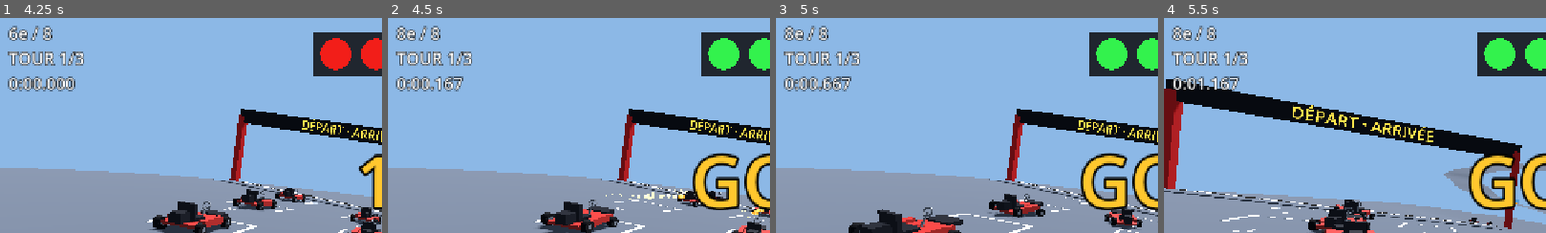
Above: before the commit, frames 1-4 (left to right).
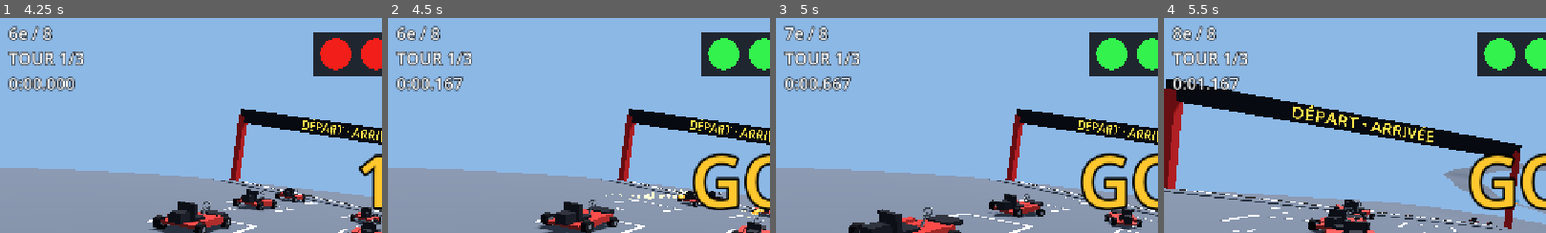
Above: after the commit, the same moments.

Repository: Ajustor/superKart
Game: Godot game, scene res://scenes/race.tscn
The game is run twice, just before and just after one commit, with the same random seed, the same clock (stepped at 60 frames per second) and the same inputs. This scene is started directly instead of the project's main scene.
Inputs (mouse positions are % of the whole screen's width and height, from its top left):
- Up to frame 1 (4.25 s): click "II" at 0.5 s; click "Recommencer" at 1.25 s; tap Enter at 2 s; move the mouse to (72, 45) at 2.02 s; hold Right (steer_right) 2.03-2.75 s; hold Space (drift) 2.03-2.75 s; click (72, 45) at 2.17 s; drag from (30, 55) to (45, 70) at 2.77 s; move the mouse to (60, 28) at 3.52 s; hold Right (steer_right) from 3.53 s (still down); tap Ctrl (use_item) at 3.6 s
- Up to frame 2 (4.5 s): release Right (steer_right) at 4.25 s; drag from (45, 70) to (20, 35) at 4.27 s
- Up to frame 3 (5 s): no input
- Up to frame 4 (5.5 s): move the mouse to (80, 65) at 5.02 s; hold Left (steer_left) from 5.03 s (still down); tap Alt at 5.1 s
The pictures show only the part of the screen within x 1-51%, y 1-51%; the shares and areas given below are measured in that part.

Frame 1 is identical in both runs. In frame 2, 0.1% of the frame differs, in the area x 2-5%, y 3-11%; in frame 3, 0.2%; in frame 4, nothing differs.

Commit message:
Carapaces, ligne d'arrivée, roues des figures, grille de coupe
- Carapace verte : ne rebondit plus que sur de vrais murs. Sans mur, elle
  quitte la route et se perd. La rouge suit toujours la route.
- Ligne : chaque kart part de l'avancement de sa case, le tour se boucle
  sur la ligne peinte pour tous (le fond de grille bouclait 17 m avant).
- Figures : les roues font le tonneau avec la caisse.
- Grand Prix : chacun repart de sa place d'arrivée à la course précédente.

Co-Authored-By: Claude Opus 5.5 <noreply@anthropic.com>
Claude-Session: https://claude.ai/code/session_01MSZmi6hTcr7pxStusqEuw9

Diff:
--- a/scripts/items/item_manager.gd
+++ b/scripts/items/item_manager.gd
@@ -30,9 +30,12 @@
 const DUREE_VERTE := 6.0
 const DUREE_ROUGE := 8.0
 const HAUTEUR_CARAPACE := 0.45
-## Marge gardée entre une carapace verte et le bord de la route, où elle
-## rebondit : le circuit n'a pas de murs, le bord du bitume en tient lieu.
+## Marge gardée entre une carapace et le mur sur lequel elle rebondit (ou le
+## bord du bitume, pour la rouge qui suit la route).
 const MARGE_BORD := 0.6
+## Au-delà de cette distance du bord, une carapace verte sortie de la route
+## est perdue : elle file dans le décor et disparaît.
+const SORTIE_HORS_PISTE := 8.0
 ## En deçà de cette avance sur la piste, la carapace rouge quitte la route pour
 ## foncer droit sur sa cible.
 const APPROCHE_ROUGE := 14.0
@@ -249,14 +252,14 @@
 		if c.age > (DUREE_ROUGE if c.rouge else DUREE_VERTE):
 			_retirer_carapace(i)
 			continue
-		_deplacer(c, positions, delta)
-		if _carapace_touche(c, positions):
+		if not _deplacer(c, positions, delta) or _carapace_touche(c, positions):
 			_retirer_carapace(i)
 			continue
 		i += 1
 
 
-func _deplacer(c: Carapace, positions: Array[Vector3], delta: float) -> void:
+## Rend faux quand la carapace est perdue hors de la route.
+func _deplacer(c: Carapace, positions: Array[Vector3], delta: float) -> bool:
 	var d := _piste.distance_of(c.position)
 	if c.cible != null:
 		var ou_est_la_cible := positions[_session.entries.find(c.cible)]
@@ -278,9 +281,10 @@
 	var nd := _piste.distance_of(suivante)
 	var ecart := _piste.lateral_offset_at(suivante, nd)
 	var limite := _piste.half_width - MARGE_BORD
-	if absf(ecart) > limite:
-		# Le bord de la route fait office de mur : on renvoie la composante qui
-		# sort, comme une bille sur une bande.
+	if c.rouge and absf(ecart) > limite:
+		# La rouge suit la route : le bord la renvoie, comme une bille sur une
+		# bande. La verte, elle, ne rebondit que sur de vrais murs — sans mur,
+		# elle quitte la route.
 		var normale := _piste.right_at(nd) * signf(ecart)
 		normale.y = 0.0
 		normale = normale.normalized()
@@ -288,13 +292,16 @@
 			c.direction = (c.direction - 2.0 * c.direction.dot(normale) * normale).normalized()
 		ecart = clampf(ecart, -limite, limite)
 	ecart = _rebondir_sur_les_murs(c, nd, ancien, ecart)
+	if absf(ecart) > _piste.half_width + SORTIE_HORS_PISTE:
+		return false
 	c.position = _au_sol(nd, ecart, HAUTEUR_CARAPACE)
 	if c.noeud != null:
 		c.noeud.position = c.position
+	return true
 
 
 ## Une carapace qui franchirait un mur du circuit entre deux images rebondit
-## dessus, exactement comme sur le bord de la route. Rend l'écart corrigé.
+## dessus. Rend l'écart corrigé.
 func _rebondir_sur_les_murs(c: Carapace, distance: float, avant: float, apres: float) -> float:
 	if _circuit == null:
 		return apres
--- a/scripts/kart/kart_visuals.gd
+++ b/scripts/kart/kart_visuals.gd
@@ -27,6 +27,9 @@
 var _inclinaison: float = 0.0
 ## Le tonneau d'une figure, de 0 à 1 ; négatif hors figure.
 var _figure: float = -1.0
+## Le train de roues : il fait le tonneau avec la caisse. La suspension place
+## chaque roue dans ce repère, le tonneau tourne le repère entier.
+var _roues: Node3D
 const DUREE_FIGURE := 0.45
 var _poussiere: CPUParticles3D
 var _flammes: CPUParticles3D
@@ -36,6 +39,7 @@
 func _ready() -> void:
 	_kart = get_node(kart_path) as Kart
 	_body = get_node(body_path) as Node3D
+	_roues = _kart.get_node_or_null("Wheels") as Node3D if _kart != null else null
 	_sparks = get_node(sparks_path) as GPUParticles3D
 	assert(_kart != null and _body != null and _sparks != null,
 		"KartVisuals a besoin du kart, de la caisse et des particules")
@@ -79,6 +83,22 @@
 		else:
 			tonneau = TAU * (1.0 - pow(1.0 - _figure, 2.0))
 	_body.rotation.z = _inclinaison + tonneau
+	_tourner_les_roues(tonneau)
+
+
+## Les roues suivent le tonneau, autour du même pivot que la caisse : sans
+## ça, la caisse faisait sa vrille au-dessus de quatre roues restées à plat.
+## L'inclinaison du dérapage, elle, ne touche que la caisse.
+func _tourner_les_roues(tonneau: float) -> void:
+	if _roues == null:
+		return
+	if tonneau == 0.0:
+		if _roues.transform != Transform3D.IDENTITY:
+			_roues.transform = Transform3D.IDENTITY
+		return
+	var pivot := _body.position
+	var rotation_ := Basis(Vector3.BACK, tonneau)
+	_roues.transform = Transform3D(rotation_, pivot - rotation_ * pivot)
 
 
 ## La recoloration est globale et instantanée : toutes les particules vivantes
--- a/scripts/race/grand_prix.gd
+++ b/scripts/race/grand_prix.gd
@@ -72,19 +72,18 @@
 	return classement().find(pilote) + 1
 
 
-## Les cases de départ (0 = pole) dans l'ordre de `noms`, rangées selon le
-## classement de la coupe : le meneur part en tête. Vide avant la première
+## Les cases de départ (0 = pole) dans l'ordre de `noms` : chacun repart de
+## la place où il a fini la course précédente. Vide avant la première
 ## course, où c'est le choix du joueur qui compte.
 func cases(noms: PackedStringArray) -> Array[int]:
 	var cases_: Array[int] = []
-	if manche == 0 or points.is_empty():
+	if manche == 0 or dernieres_places.is_empty():
 		return cases_
-	var ordre := classement()
-	var suivante := ordre.size()
+	var suivante := dernieres_places.size()
 	for pilote in noms:
-		var i := ordre.find(pilote)
-		if i < 0:
-			i = suivante
+		var place := int(dernieres_places.get(pilote, 0))
+		if place <= 0:
+			place = suivante + 1
 			suivante += 1
-		cases_.append(i)
+		cases_.append(place - 1)
 	return cases_
--- a/scripts/race/race_progress.gd
+++ b/scripts/race/race_progress.gd
@@ -6,12 +6,11 @@
 ## augmente en avançant et diminue en reculant, donc faire demi-tour ne permet
 ## pas de gagner un tour.
 ##
-## « Avancement » et non « distance parcourue » : `total` part de zéro au
-## départ et mesure la progression le long de l'axe, pas les kilomètres au
-## compteur — zigzaguer d'un bord à l'autre use les pneus sans avancer d'un
-## mètre de plus. C'est ce que le classement doit trier, et c'est ce qui rend
-## une grille décalée équitable : sinon le kart posé vingt mètres avant la
-## ligne bouclerait son premier tour en vingt mètres.
+## « Avancement » et non « distance parcourue » : `total` mesure la
+## progression le long de l'axe, pas les kilomètres au compteur — zigzaguer
+## d'un bord à l'autre use les pneus sans avancer d'un mètre de plus. C'est ce
+## que le classement doit trier. La session le fait partir de la case de
+## grille, en négatif : chaque tour se boucle sur la ligne peinte.
 ##
 ## Comme TrackCurve et KartMotor, cette classe ne connaît ni la scène ni les
 ## nœuds : on lui donne un point, elle met son état à jour.
--- a/scripts/race/race_session.gd
+++ b/scripts/race/race_session.gd
@@ -193,10 +193,12 @@
 		pilotes[i].respawn_at(place)
 		pilotes[i].controle_actif = en_course
 		var entree := RaceEntry.new(pilotes[i], _track.track_curve, case_.x)
-		# Tous partent avec le même retard : le recul de la pole. Chacun
-		# parcourt toujours la même distance, et le tour se boucle sur la
-		# ligne peinte pour la pole, pas six mètres avant.
-		entree.progress.total = -RECUL_GRILLE
+		# L'avancement part de la case elle-même, en négatif : le tour se
+		# boucle pour chacun en franchissant la ligne peinte. Donner à tous le
+		# même retard faisait boucler les derniers de la grille jusqu'à
+		# dix-sept mètres avant la ligne. Partir de plus loin coûte quelques
+		# mètres, comme dans Mario Kart.
+		entree.progress.total = case_.x
 		entree.nom = noms[i] if i < noms.size() else "Pilote %d" % (i + 1)
 		entree.case_de_grille = cases[i]
 		entree.humain = humains[i] if i < humains.size() else i == 0
--- a/tests/test_figures.gd
+++ b/tests/test_figures.gd
@@ -73,3 +73,23 @@
 	kart._figures(_commande(true), 0.5)
 	assert_false(kart.figure_faite)
 	assert_true(c.drift, "hors saut, le dérapage passe comme d'habitude")
+
+
+## La caisse faisait sa vrille au-dessus de quatre roues restées à plat.
+func test_les_roues_font_le_tonneau_avec_la_caisse() -> void:
+	var kart := (load("res://scenes/kart/kart.tscn") as PackedScene).instantiate() as Kart
+	add_child_autofree(kart)
+	await wait_process_frames(2)
+	var roues := kart.get_node("Wheels") as Node3D
+	var caisse := kart.get_node("Body") as Node3D
+	var visuels := kart.get_node("Visuals") as KartVisuals
+	kart.figure.emit()
+	visuels._update_lean(kart.motor, KartVisuals.DUREE_FIGURE * 0.25)
+	var roulis_roues := roues.transform.basis.get_euler().z
+	assert_ne(roulis_roues, 0.0, "les roues tournent pendant la figure")
+	assert_almost_eq(wrapf(roulis_roues - caisse.rotation.z, -PI, PI), 0.0, 0.05,
+		"du même angle que la caisse (hors dérapage)")
+	# Le pivot est celui de la caisse : son centre ne se déplace pas.
+	assert_almost_eq(roues.transform * caisse.position, caisse.position, Vector3.ONE * 0.001)
+	visuels._update_lean(kart.motor, KartVisuals.DUREE_FIGURE)
+	assert_eq(roues.transform, Transform3D.IDENTITY, "à plat une fois la figure finie")
--- a/tests/test_items.gd
+++ b/tests/test_items.gd
@@ -353,25 +353,45 @@
 	assert_eq(karts[0].motor.state, KartMotor.State.STUNNED)
 
 
-func test_la_carapace_verte_reste_sur_la_route() -> void:
-	_monter(1)
-	# Tirée en travers : elle doit rebondir sur les bords au lieu de partir
-	# dans le vide.
+## Tirée en travers, sans mur : elle quitte la route et disparaît. Elle
+## rebondissait sur le bord du bitume, comme s'il y avait un mur invisible.
+func test_la_carapace_verte_sort_de_la_route_sans_mur() -> void:
+	_monter(1)
 	var d := 60.0
 	var travers := _piste().right_at(d)
 	var c := objets.lancer_carapace(_sur_route(d), travers, session.entries[0], null)
 	var p := _positions_neutres()
-	var rebonds := 0
 	var avant := c.direction
-	for i in 120:
+	for i in 60:
 		objets.avancer(p, 1.0 / 60.0)
 		if objets.carapaces.is_empty():
 			break
-		assert_lt(absf(_piste().lateral_offset(c.position)), 9.0, "image %d" % i)
+		assert_gt(c.direction.dot(avant), 0.0, "pas de rebond sans mur (image %d)" % i)
+	assert_true(objets.carapaces.is_empty(), "sortie de la route, elle est perdue")
+
+
+func test_la_carapace_verte_rebondit_sur_un_mur() -> void:
+	_monter(1)
+	var mur := TrackWall.new()
+	mur.debut = 20.0
+	mur.longueur = 120.0
+	mur.cote = TrackWall.Cote.LES_DEUX
+	track.add_child(mur)
+	var d := 60.0
+	var c := objets.lancer_carapace(_sur_route(d), _piste().right_at(d), session.entries[0], null)
+	var p := _positions_neutres()
+	var rebonds := 0
+	var avant := c.direction
+	for i in 60:
+		objets.avancer(p, 1.0 / 60.0)
+		if objets.carapaces.is_empty():
+			break
+		assert_lt(absf(_piste().lateral_offset(c.position)), 9.5, "image %d" % i)
 		if c.direction.dot(avant) < 0.0:
 			rebonds += 1
 		avant = c.direction
-	assert_gt(rebonds, 0, "tirée en travers, elle a forcément touché un bord")
+	assert_gt(rebonds, 0, "entre deux murs, elle rebondit")
+	assert_false(objets.carapaces.is_empty(), "et reste en jeu")
 
 
 func test_la_carapace_verte_touche_le_kart_qu_elle_croise() -> void:
--- a/tests/test_modes.gd
+++ b/tests/test_modes.gd
@@ -134,14 +134,18 @@
 	assert_eq(gp.place_de("Gomme") + 1, gp.place_de("Vous"))
 
 
-func test_la_grille_suit_le_classement_de_la_coupe() -> void:
+func test_chacun_repart_de_sa_place_d_arrivee() -> void:
 	var gp := GrandPrix.new(0)
 	assert_eq(gp.cases(PackedStringArray(NOMS)).size(), 0, "première course : le choix du joueur")
-	var ordre := PackedStringArray(["Piston", "Vous", "Turbo", "Zéphyr", "Comète", "Bielle", "Rafale", "Gomme"])
+	gp.compter(PackedStringArray(NOMS))
+	# Deuxième course : le joueur finit sixième, mais il est mieux classé
+	# que ça dans la coupe aux points.
+	var ordre := PackedStringArray(["Piston", "Turbo", "Zéphyr", "Comète", "Bielle", "Vous", "Rafale", "Gomme"])
 	gp.compter(ordre)
+	assert_lt(gp.place_de("Vous"), 6, "mieux classé dans la coupe")
 	var cases := gp.cases(PackedStringArray(NOMS))
-	assert_eq(cases[0], 1, "le joueur, deuxième de la coupe, part en deuxième case")
-	assert_eq(cases[NOMS.find("Piston")], 0, "le meneur part en pole")
+	assert_eq(cases[0], 5, "mais il repart de sa place d'arrivée : sixième case")
+	assert_eq(cases[NOMS.find("Piston")], 0, "le vainqueur de la course part en pole")
 	var distinctes := {}
 	for c in cases:
 		distinctes[c] = true
--- a/tests/test_race_session.gd
+++ b/tests/test_race_session.gd
@@ -176,7 +176,8 @@
 		session.avancer(session.entries[1], track.track_curve.position_at(float(i) * 0.5), 1.0 / 60.0)
 
 	assert_gt(session.entries[1].progress.total, 5.0, "celui qui roule avance")
-	assert_almost_eq(session.entries[0].progress.total, -RaceSession.RECUL_GRILLE, 0.001,
+	var depart := RaceSession.case_de_grille(session.entries[0].case_de_grille).x
+	assert_almost_eq(session.entries[0].progress.total, depart, 0.001,
 		"et les autres restent où ils sont")
 	assert_almost_eq(session.entries[2].timer.current, 0.0, 0.001,
 		"un chrono par concurrent, pas un pour tous")
@@ -220,11 +221,29 @@
 			"la case %d doit être derrière la ligne, à moins de trente mètres" % i)
 
 
-func test_tout_le_monde_part_a_zero_de_distance_parcourue() -> void:
+## Le tour se boucle sur la ligne peinte pour tout le monde : chacun part de
+## l'avancement de sa case. Avec un même retard pour tous, le dernier de la
+## grille bouclait son tour dix-sept mètres avant la ligne.
+func test_chacun_part_de_l_avancement_de_sa_case() -> void:
 	_monter(8)
 	for entree in session.entries:
-		assert_almost_eq(entree.progress.total, -RaceSession.RECUL_GRILLE, 0.001,
-			"la grille décale la position, jamais la distance à parcourir")
+		assert_almost_eq(entree.progress.total, RaceSession.case_de_grille(entree.case_de_grille).x, 0.001)
+
+
+func test_le_dernier_de_la_grille_boucle_son_tour_sur_la_ligne() -> void:
+	_monter(8)
+	var L := track.track_curve.length
+	var dernier: RaceEntry = session.entries[0]
+	for entree in session.entries:
+		if entree.case_de_grille > dernier.case_de_grille:
+			dernier = entree
+	var d := RaceSession.case_de_grille(dernier.case_de_grille).x
+	while d < L - 0.5:
+		d += 0.5
+		session.avancer(dernier, track.track_curve.position_at(d), 1.0 / 60.0)
+	assert_eq(dernier.progress.lap, 0, "pas encore la ligne, même parti de loin")
+	session.avancer(dernier, track.track_curve.position_at(L + 0.5), 1.0 / 60.0)
+	assert_eq(dernier.progress.lap, 1, "la ligne franchie")
 
 
 func test_la_grille_tient_sur_la_chaussee() -> void:
Not shown, added: tests/test_icone.gd.uid
Not shown, changed: docs/modes-de-jeu.md
